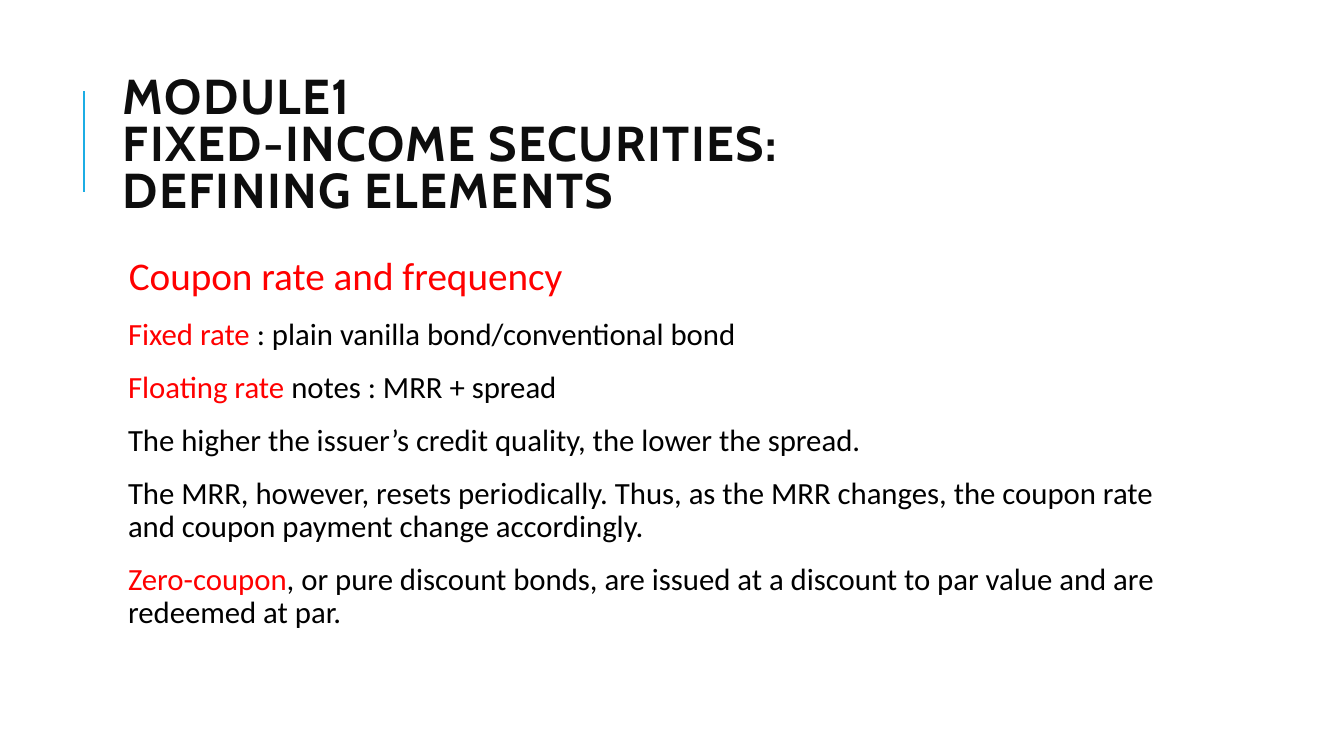
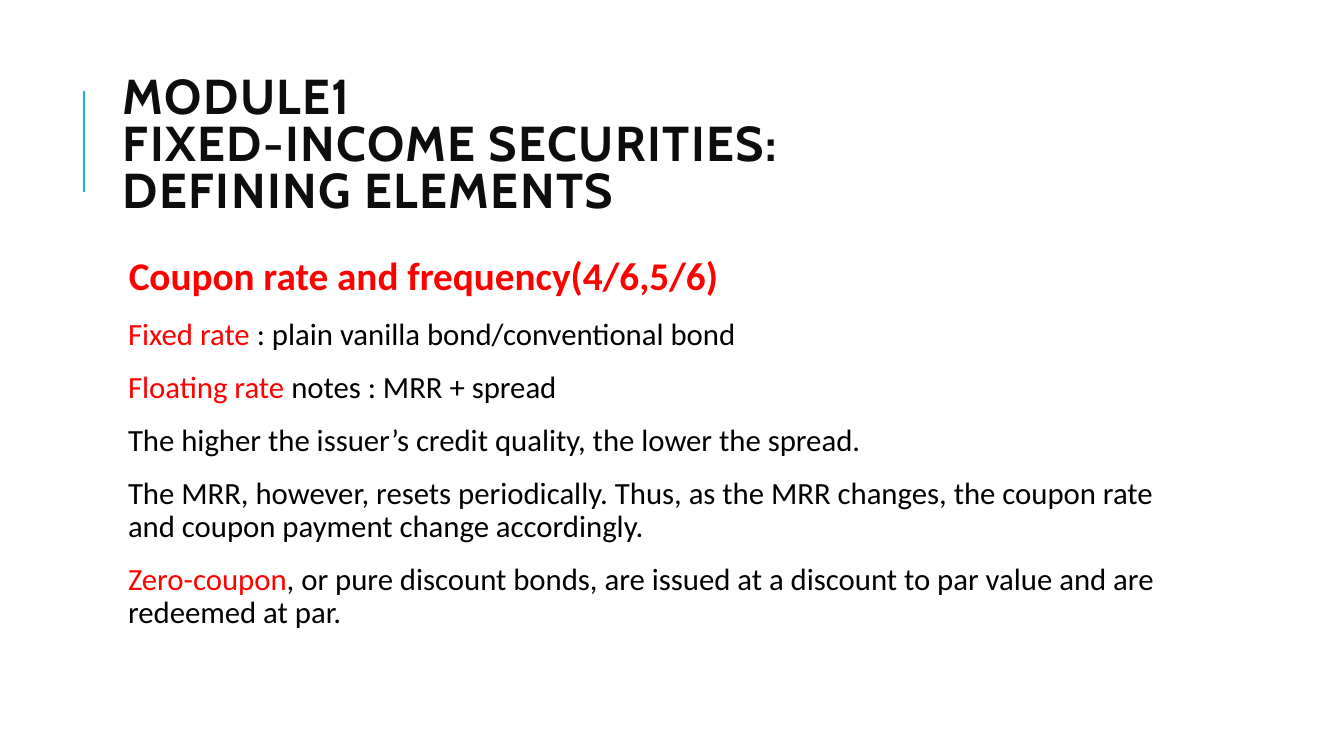
Before and after one commit to Isco0530/data, a slide deck: slide 7 of Fixed Income.pptx. Drawn at 1344x756 pixels with LibreOffice and Linux fonts; fonts in the diff are those of the drawing; background and template pictures are left out. Boxes give left, top, right and bottom in pixels: in the first picture for what was removed or moved away, otherwise in the second. Text is boxed around its words. In the diff, an @@ line names an element or a change of style, - is before the commit and + after.

```diff
--- a/Fixed Income.pptx
+++ b/Fixed Income.pptx
@@ text at (129, 261, 718, 296): text changed; bold on @@
-  Coupon rate and frequency
+  Coupon rate and frequency(4/6,5/6)
```
Also in this commit, not shown: 17 other slides changed, 8 slides added.
